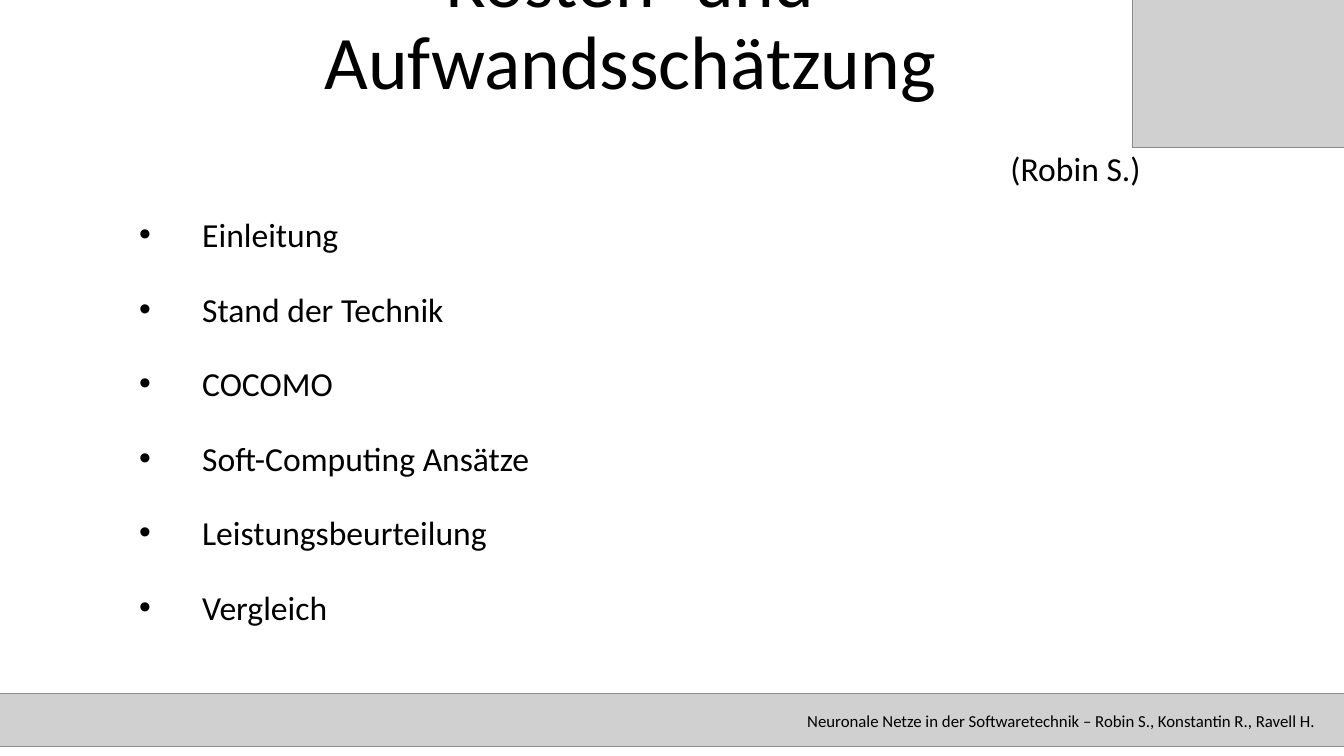
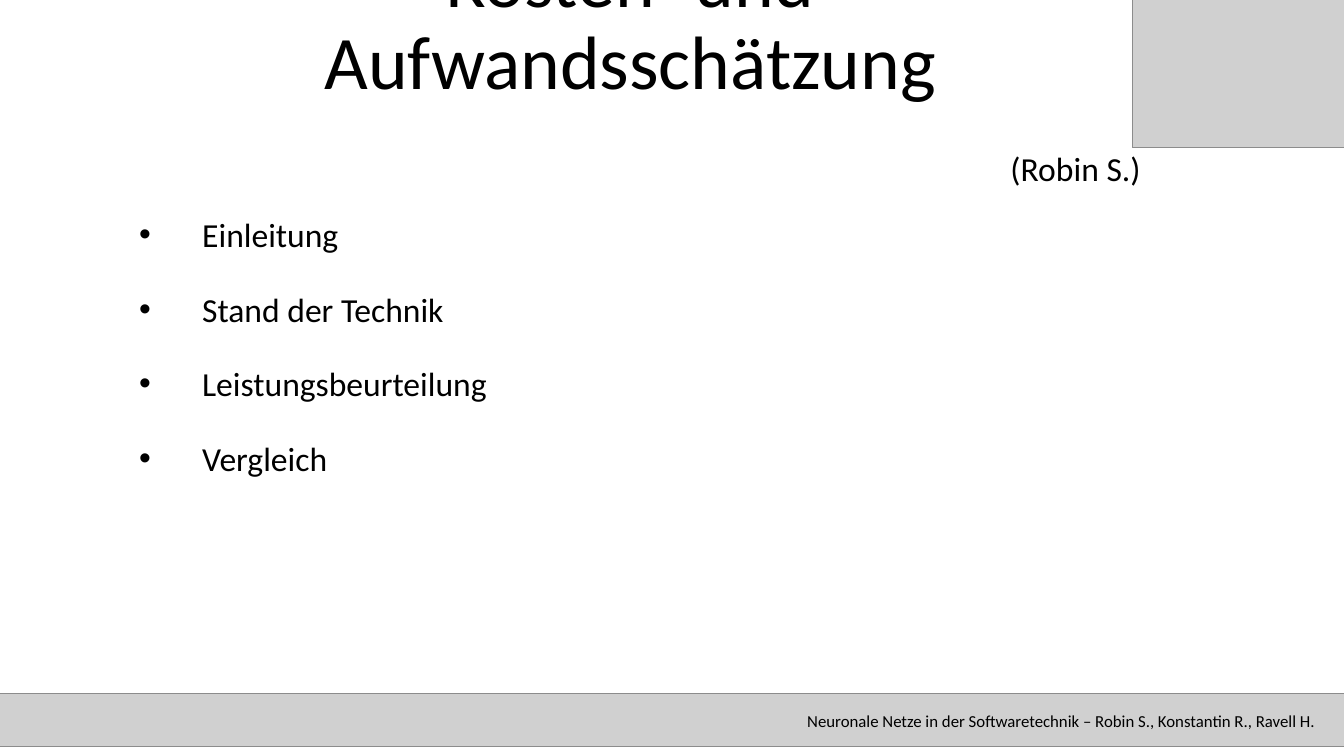
Before and after one commit to RavellHeerdegen/SATElite, a slide deck: slide 18 of SATPräsiMitBezeichnerUndRefs.pptx. Drawn at 1344x756 pixels with LibreOffice and Linux fonts; fonts in the diff are those of the drawing; grey boxes stand for pictures. Boxes give left, top, right and bottom in pixels: in the first picture for what was removed or moved away, otherwise in the second. Text is boxed around its words. In the diff, an @@ line names an element or a change of style, - is before the commit and + after.

```diff
--- a/SATPräsiMitBezeichnerUndRefs.pptx
+++ b/SATPräsiMitBezeichnerUndRefs.pptx
@@ subtitle at (202, 374, 529, 477): paragraphs removed @@
-• COCOMO
-• Soft-Computing Ansätze
```
Also in this commit, not shown: 8 other slides changed, 3 slides added, 2 other files.
